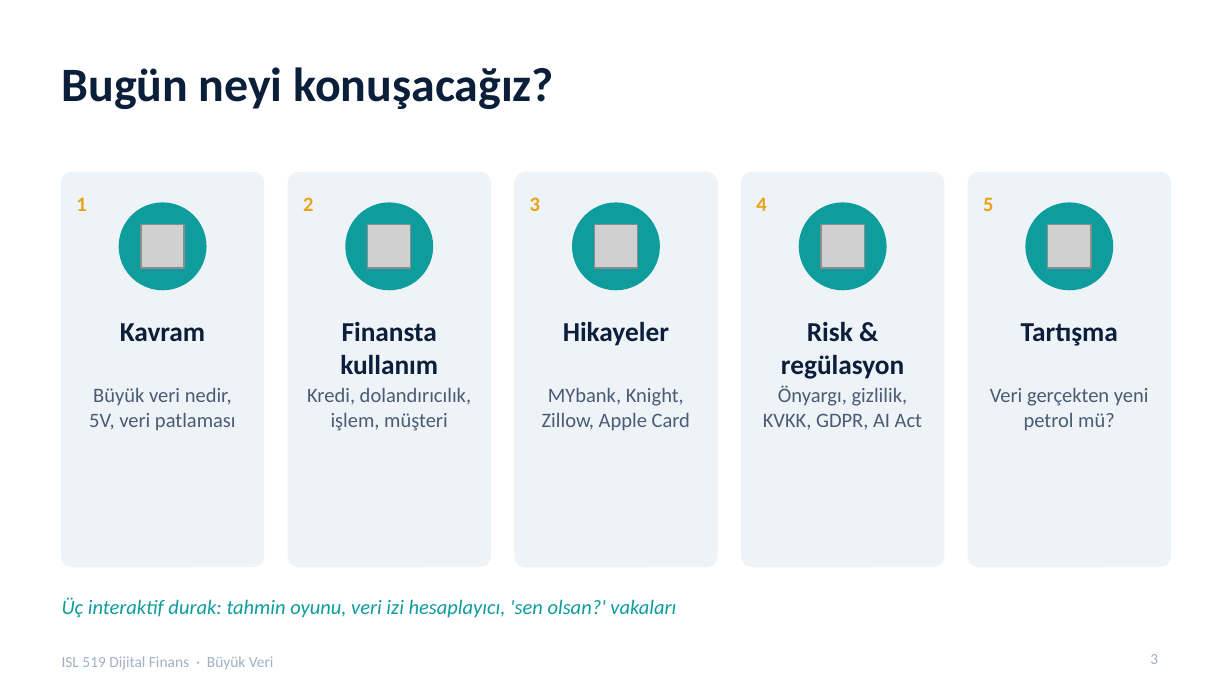
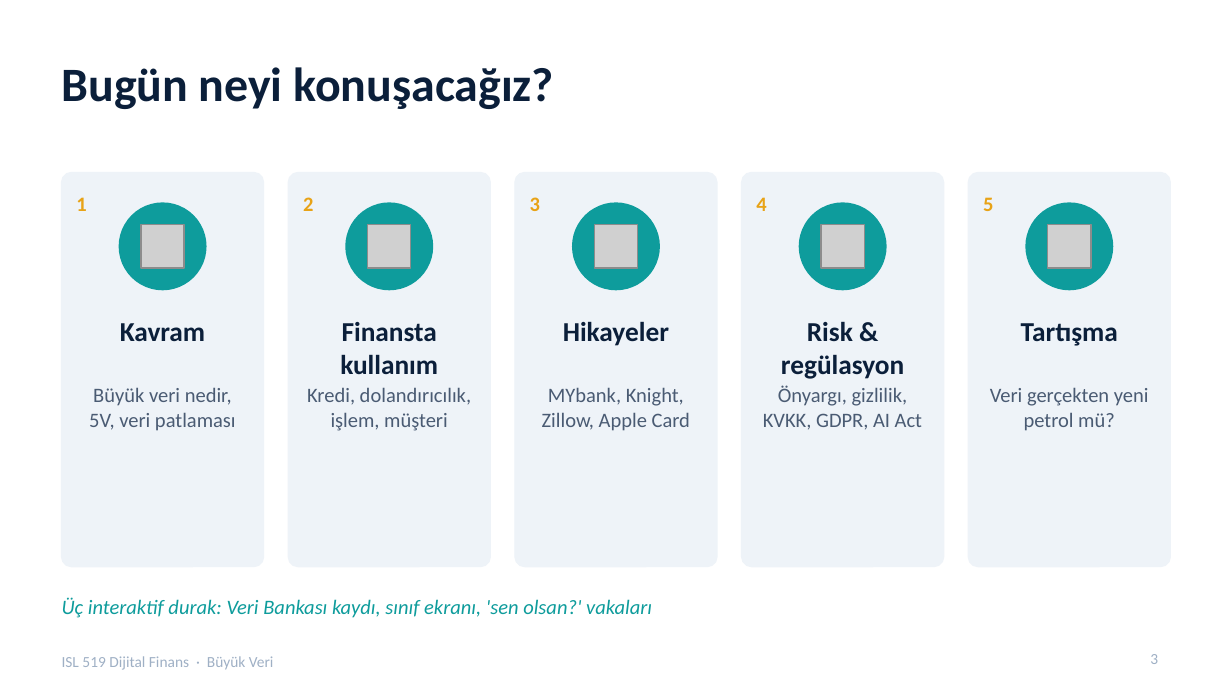
Before and after one commit to Batuhandac/batu, a slide deck: slide 3 of sunum/Buyuk_Veri_Sunum.pptx. Drawn at 1232x693 pixels with LibreOffice and Linux fonts; fonts in the diff are those of the drawing; grey boxes stand for pictures. Boxes give left, top, right and bottom in pixels: in the first picture for what was removed or moved away, otherwise in the second. Text is boxed around its words. In the diff, an @@ line names an element or a change of style, - is before the commit and + after.

```diff
--- a/sunum/Buyuk_Veri_Sunum.pptx
+++ b/sunum/Buyuk_Veri_Sunum.pptx
@@ text at (62,597,652,618): text changed @@
-Üç interaktif durak: tahmin oyunu, veri izi hesaplayıcı, 'sen olsan?' vakaları
+Üç interaktif durak: Veri Bankası kaydı, sınıf ekranı, 'sen olsan?' vakaları
```
Also in this commit, not shown: 1 other slide changed, 2 slides added, 2 slides removed, 4 other files.
